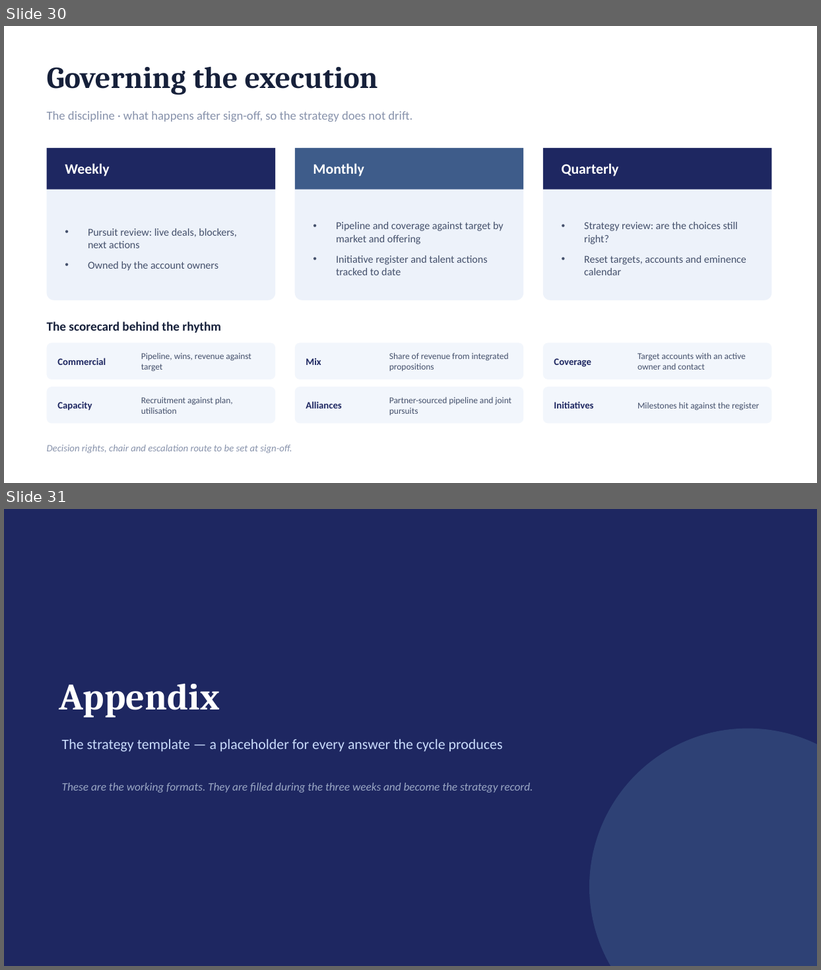
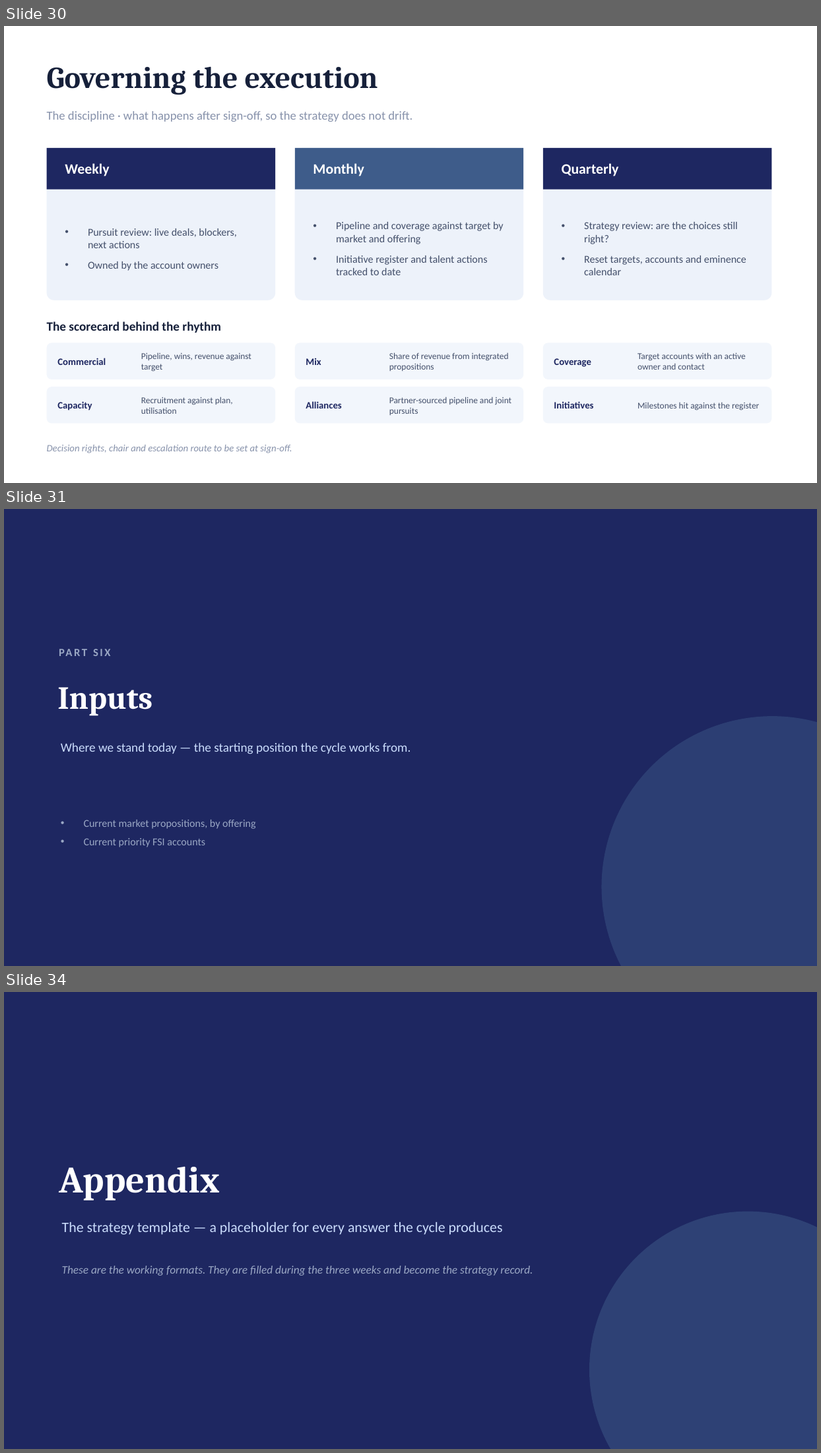
Before and after one commit to dhajjar-cyber/bae, a slide deck: FSI strategy/EAI&D-FSI-Strategy-Development-Plan.pptx. Shown one above the other, each under a label of ours: slides 30 and 31 before the commit, slides 30, 31 and 34 after it; the slides between them are not shown. The pictures are 821x970 and 821x1453 pixels, drawn with LibreOffice and Linux fonts; fonts in the diff are those of the drawing. Boxes give left, top, right and bottom in pixels: in the first picture for what was removed or moved away, otherwise in the second. Text is boxed around its words. In the diff, an @@ line names an element or a change of style, - is before the commit and + after.

```diff
--- a/FSI strategy/EAI&D-FSI-Strategy-Development-Plan.pptx
+++ b/FSI strategy/EAI&D-FSI-Strategy-Development-Plan.pptx
@@ slide 31 added at <box>4,509,817,966</box>, background #1E2761 @@
@@ text added at <box>59,640,364,665</box>, 13 pt, text #9AA7C4, bold @@
+PART SIX
@@ text added at <box>57,687,152,716</box>, 38 pt, text #FFFFFF, bold @@
+Inputs
@@ ellipse added at <box>602,716,817,966</box>, fill #3E5C8A at 45% opacity @@
@@ text added at <box>61,743,411,755</box>, 15 pt, text #CADCFC @@
+Where we stand today — the starting position the cycle works from.
@@ text added at <box>84,820,256,848</box>, 12.5 pt, text #9AA7C4 @@
+• Current market propositions, by offering
+• Current priority FSI accounts
@@ what was slide 31 is now slide 34 @@
```
Also in this commit, not shown: 1 slide changed, 2 other slides added, 2 other files.
